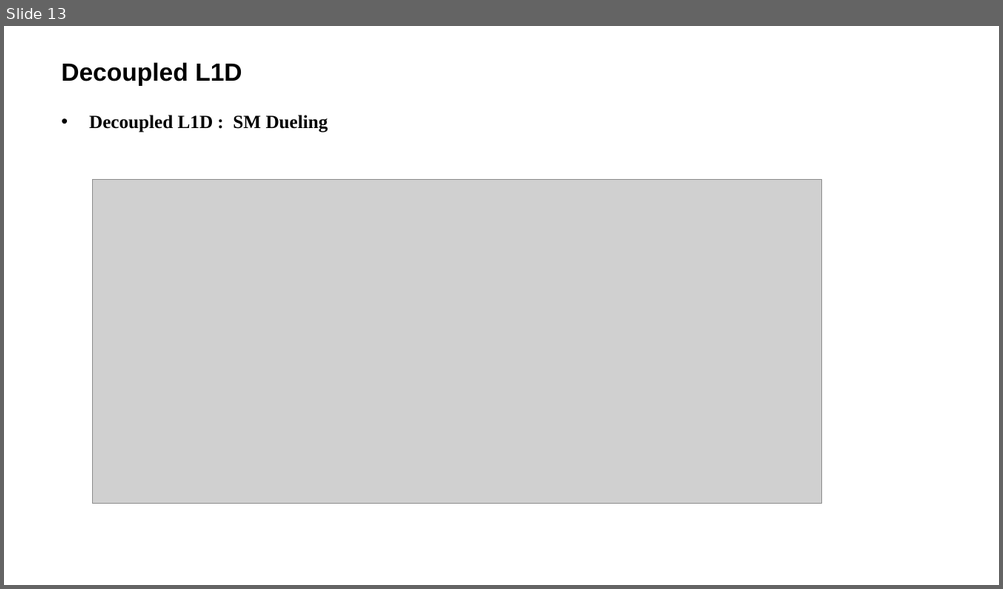
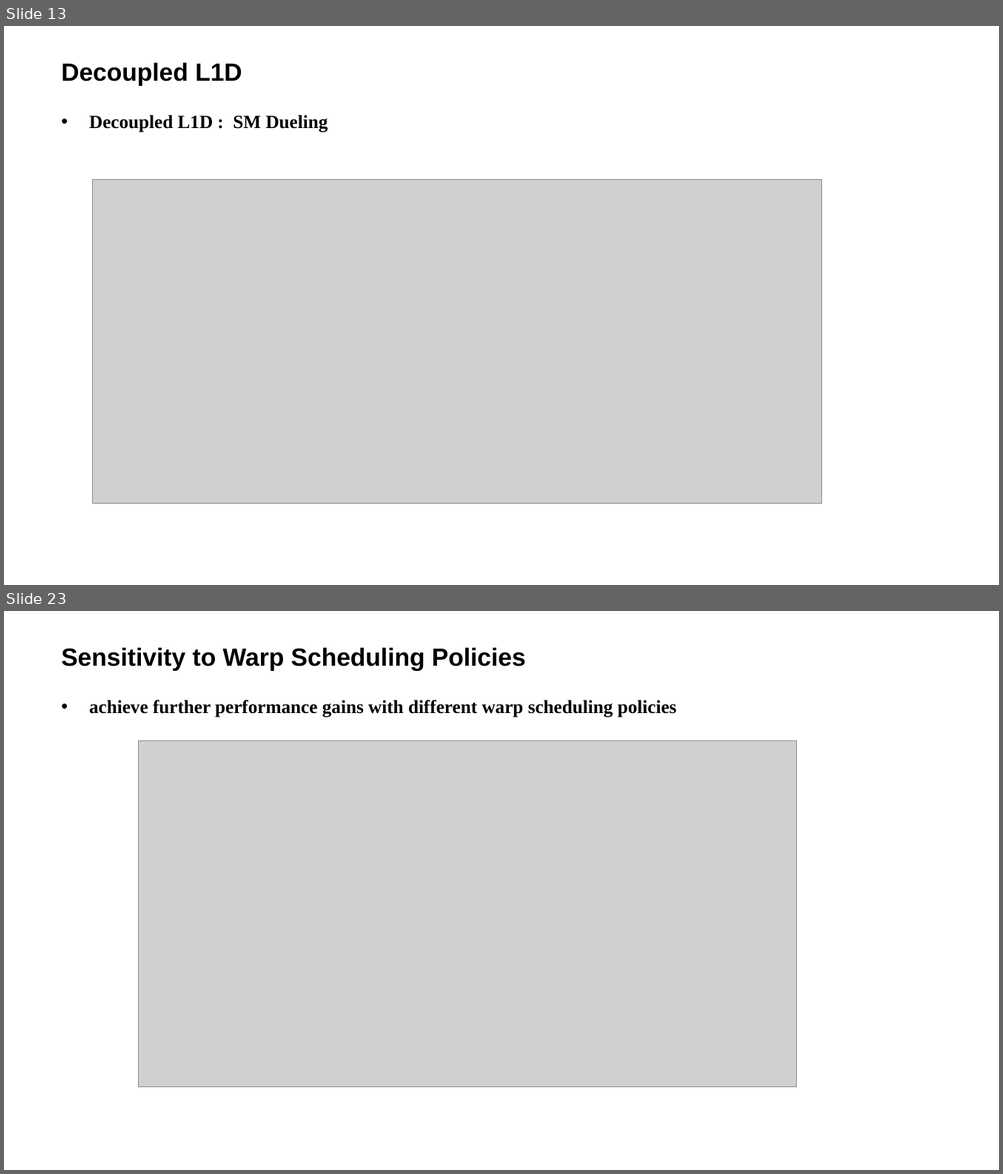
Before and after one commit to LitLeo/HPC-IP-Report, a slide deck: graduate_1_1/2015-11-17_Locality-Driven Dynamic GPU Cache Bypassing/Locality-Driven Dynamic GPU Cache Bypassing.pptx. Shown one above the other, each under a label of ours: slide 13 before the commit, slides 13 and 23 after it; the slides between them are not shown. The pictures are 1003x589 and 1003x1174 pixels, drawn with LibreOffice and Linux fonts; fonts in the diff are those of the drawing; grey boxes stand for pictures; background and template pictures are left out. Boxes give left, top, right and bottom in pixels: in the first picture for what was removed or moved away, otherwise in the second. Text is boxed around its words. In the diff, an @@ line names an element or a change of style, - is before the commit and + after.

```diff
--- a/graduate_1_1/2015-11-17_Locality-Driven Dynamic GPU Cache Bypassing/Locality-Driven Dynamic GPU Cache Bypassing.pptx
+++ b/graduate_1_1/2015-11-17_Locality-Driven Dynamic GPU Cache Bypassing/Locality-Driven Dynamic GPU Cache Bypassing.pptx
@@ slide 23 added at [4, 611, 999, 1170], background picture (left out) @@
@@ title added at [61, 647, 526, 671], 24 pt, text #000000, bold @@
+Sensitivity to Warp Scheduling Policies
@@ text added at [89, 700, 677, 718], 18 pt, text #000000, bold @@
+• achieve further performance gains with different warp scheduling policies
@@ picture added at [138, 741, 797, 1088] @@
```
Also in this commit, not shown: 15 slides changed, 2 other slides added, 3 slides removed.
